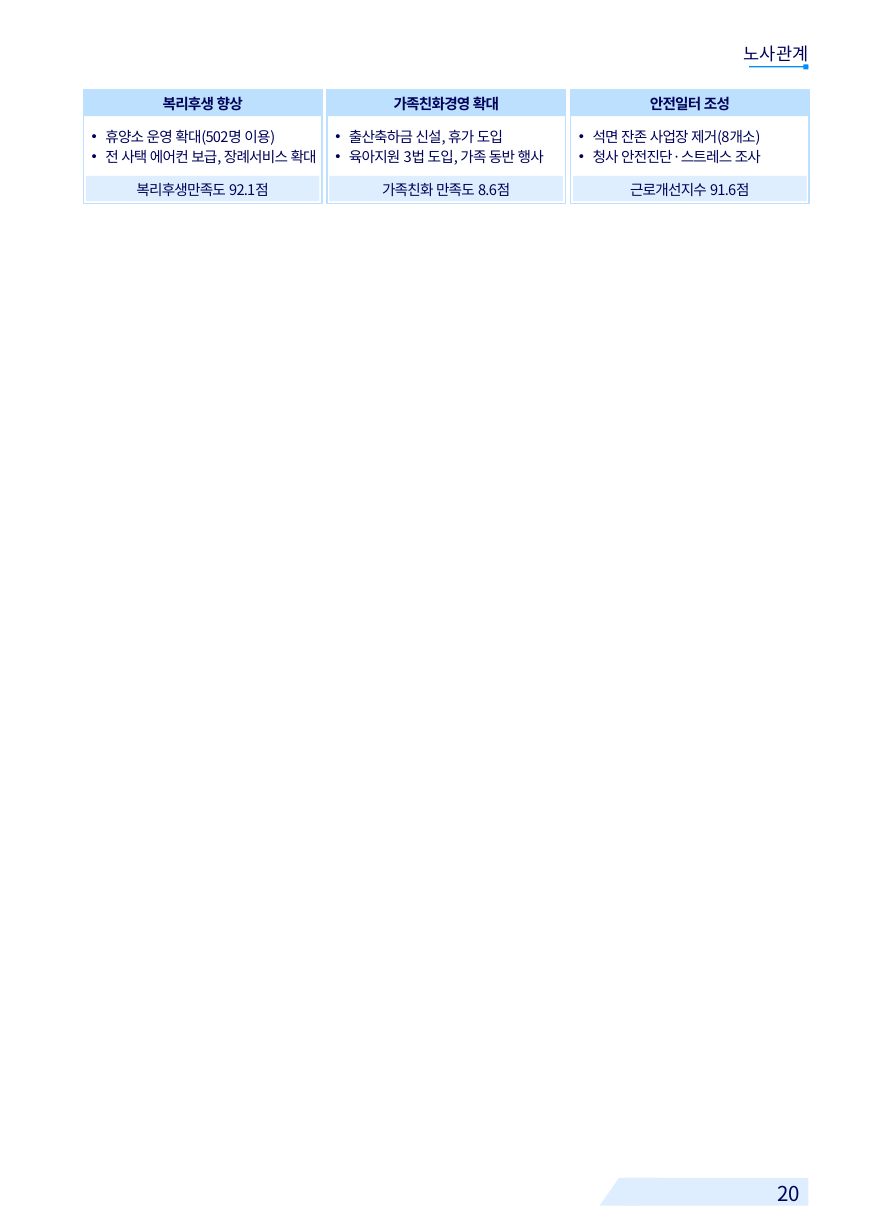
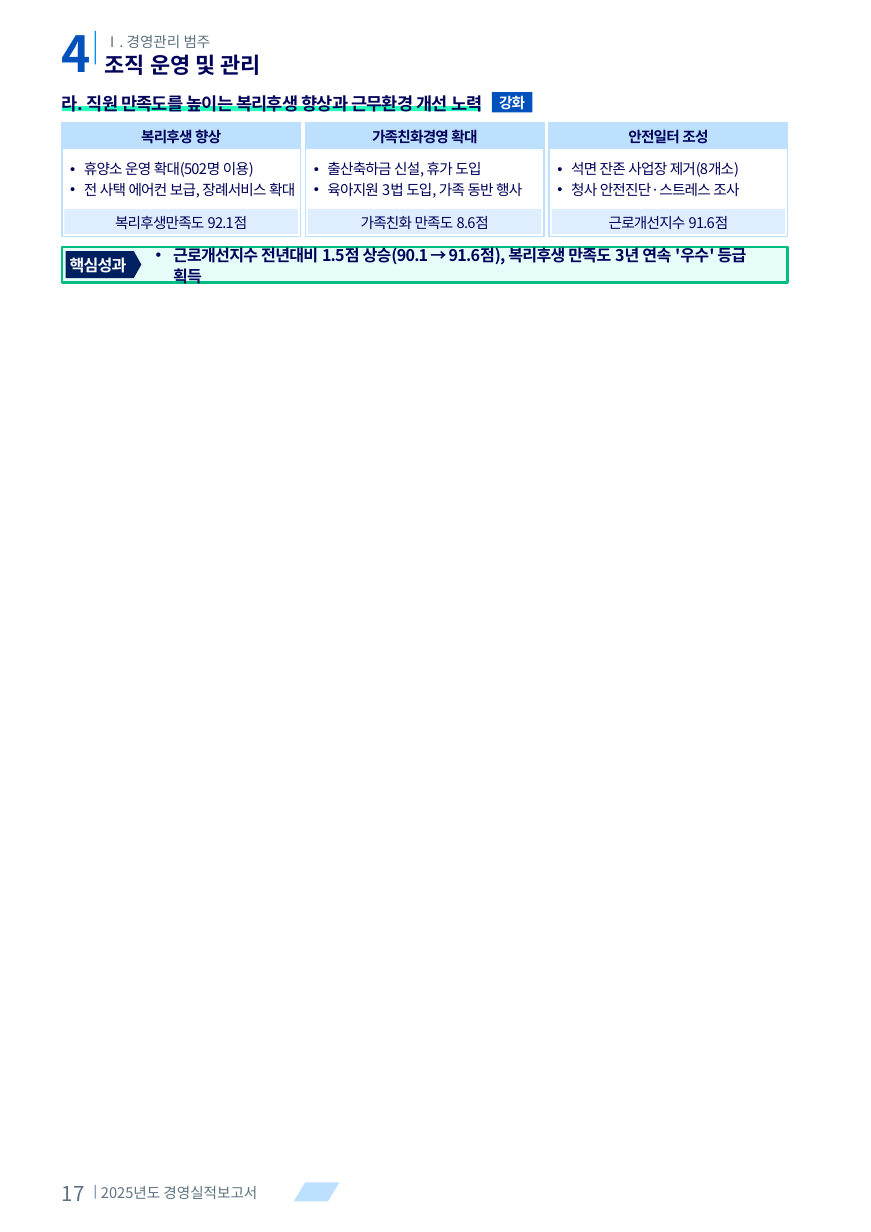
Before and after one commit to khjlsi-creator/claude, a slide deck: slide 17 of korad-경영평가-ppt/KORAD_경영평가_레이아웃_템플릿_A4세로.pptx (slide 20 before the commit). Drawn at 871x1232 pixels with LibreOffice and Linux fonts; fonts in the diff are those of the drawing; background and template pictures are left out. Boxes give left, top, right and bottom in pixels: in the first picture for what was removed or moved away, otherwise in the second. Text is boxed around its words. In the diff, an @@ line names an element or a change of style, - is before the commit and + after.

```diff
--- a/korad-경영평가-ppt/KORAD_경영평가_레이아웃_템플릿_A4세로.pptx
+++ b/korad-경영평가-ppt/KORAD_경영평가_레이아웃_템플릿_A4세로.pptx
@@ text added at <box>62,35,91,72</box>, 34 pt, text #0051BC, bold @@
+4
@@ rectangle added at <box>95,31,96,64</box>, fill #008EFF @@
@@ text added at <box>105,35,211,48</box>, 10 pt, text #5D7280 @@
+Ⅰ. 경영관리 범주
@@ text added at <box>105,54,261,75</box>, 15 pt, text #000359, bold @@
+조직 운영 및 관리
@@ text removed at <box>744,45,809,65</box> @@
-노사관계
@@ rectangle removed at <box>749,66,808,67</box> @@
@@ rectangle removed at <box>804,64,809,70</box> @@
@@ rectangle added at <box>62,106,480,112</box>, fill #29FFBD @@
@@ text added at <box>62,92,482,115</box>, 12 pt, text #000359, bold @@
+라. 직원 만족도를 높이는 복리후생 향상과 근무환경 개선 노력
@@ rectangle added at <box>492,92,532,112</box>, fill #0051BC @@
@@ text added at <box>499,96,525,113</box>, 10 pt, text #FFFFFF, bold @@
+강화
@@ 6 rectangles, 3 texts: place and size @@
-6 rectangles, 3 texts at <box>83,90,809,203</box>
+6 rectangles, 3 texts at <box>62,122,787,236</box>
@@ 6 texts, 3 rectangles: place and size @@
-6 texts, 3 rectangles at <box>85,129,807,201</box>
+6 texts, 3 rectangles at <box>64,161,786,234</box>
@@ rectangle added at <box>62,246,788,282</box>, fill #E6FCF9, outline #00BE83 1.5 pt @@
@@ pentagon arrow added at <box>65,251,141,278</box>, fill #002060 @@
@@ text added at <box>65,251,141,278</box>, 11 pt, text #FFFFFF, bold @@
+핵심성과
@@ text added at <box>173,245,746,287</box>, 11 pt, text #000359, bold @@
+• 근로개선지수 전년대비 1.5점 상승(90.1 → 91.6점), 복리후생 만족도 3년 연속 '우수' 등급 획득
@@ text added at <box>62,1186,85,1201</box>, 14 pt, text #5D7280 @@
+17
@@ rectangle added at <box>95,1185,96,1199</box>, fill #8D9CBF @@
@@ text added at <box>101,1186,257,1199</box>, 10 pt, text #5D7280 @@
+2025년도 경영실적보고서
@@ parallelogram added at <box>294,1182,339,1201</box>, fill #BDE0FF @@
@@ parallelogram removed at <box>599,1177,657,1205</box> @@
@@ rectangle removed at <box>625,1177,809,1205</box> @@
@@ text removed at <box>777,1185,800,1202</box> @@
-20
```
Also in this commit, not shown: 23 other slides changed, 7 slides added, 15 slides removed, 7 other files.
